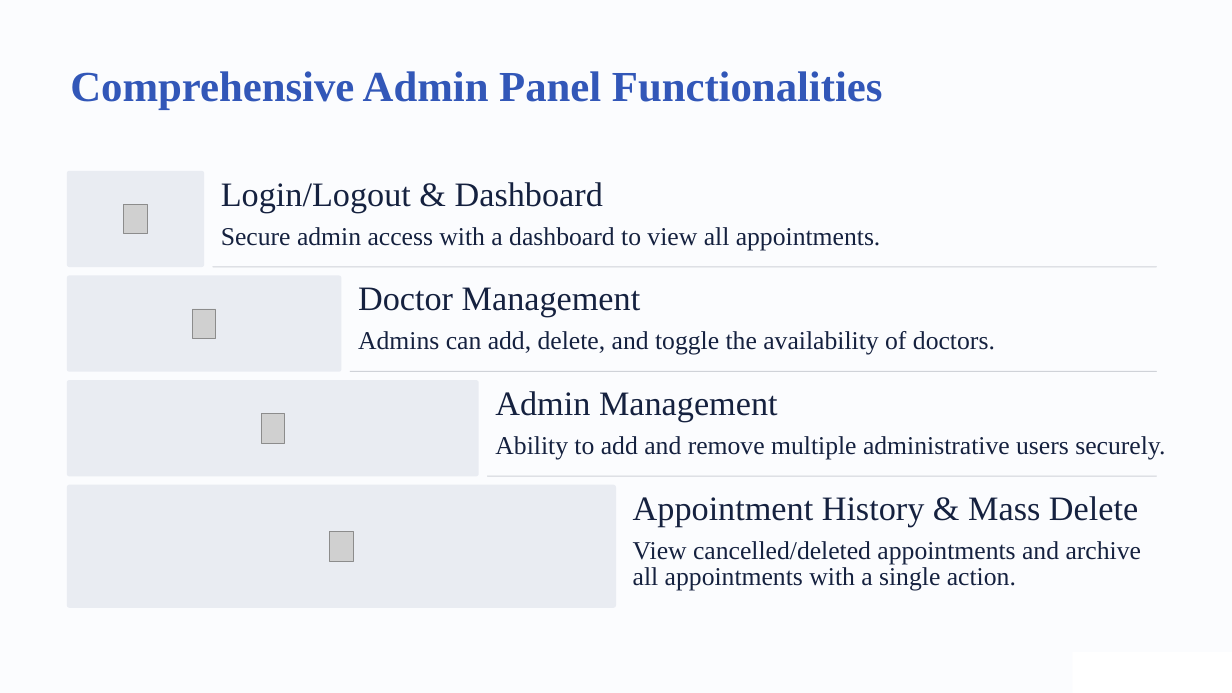
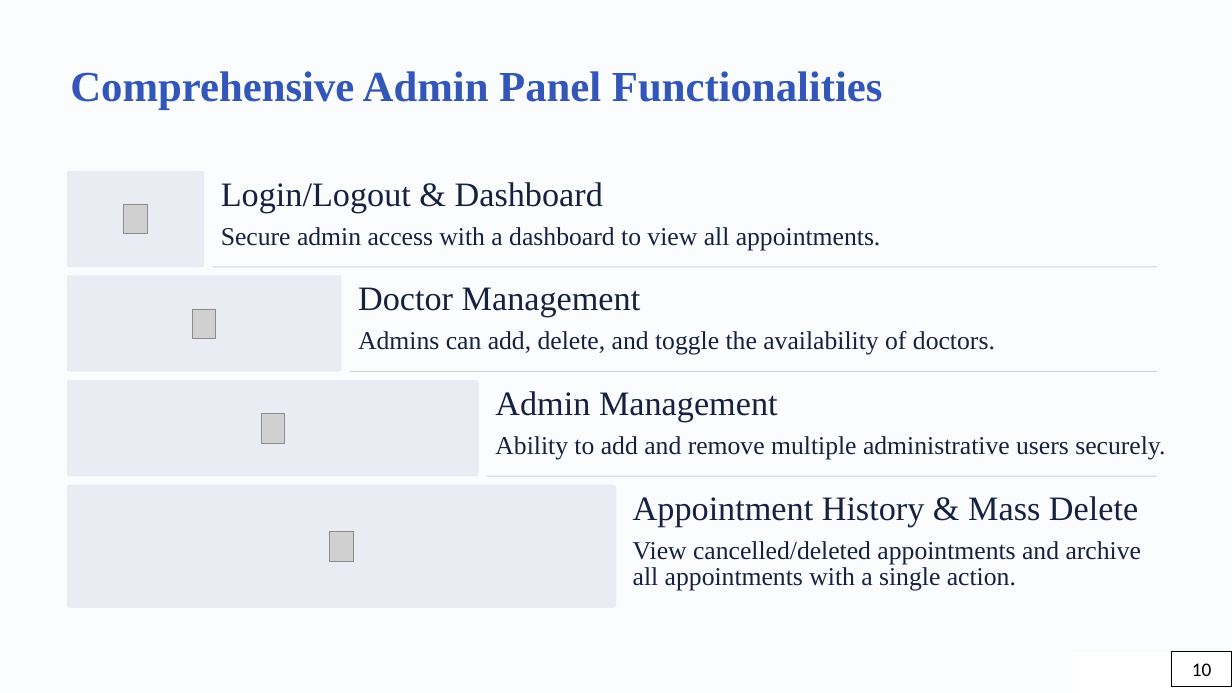
Before and after one commit to anvitha-rao10/hospitalappointmentbooking, a slide deck: slide 10 of Hospital-Appointment-Booking-and-Management-System.pptx. Drawn at 1232x693 pixels with LibreOffice and Linux fonts; fonts in the diff are those of the drawing; grey boxes stand for pictures; background and template pictures are left out. Boxes give left, top, right and bottom in pixels: in the first picture for what was removed or moved away, otherwise in the second. Text is boxed around its words. In the diff, an @@ line names an element or a change of style, - is before the commit and + after.

```diff
--- a/Hospital-Appointment-Booking-and-Management-System.pptx
+++ b/Hospital-Appointment-Booking-and-Management-System.pptx
@@ rectangle added at <box>1171,651,1232,687</box>, fill #FFFFFF, outline #000000 1 pt, 18 pt, text #000000 @@
+10
```
Also in this commit, not shown: 9 other slides changed.
